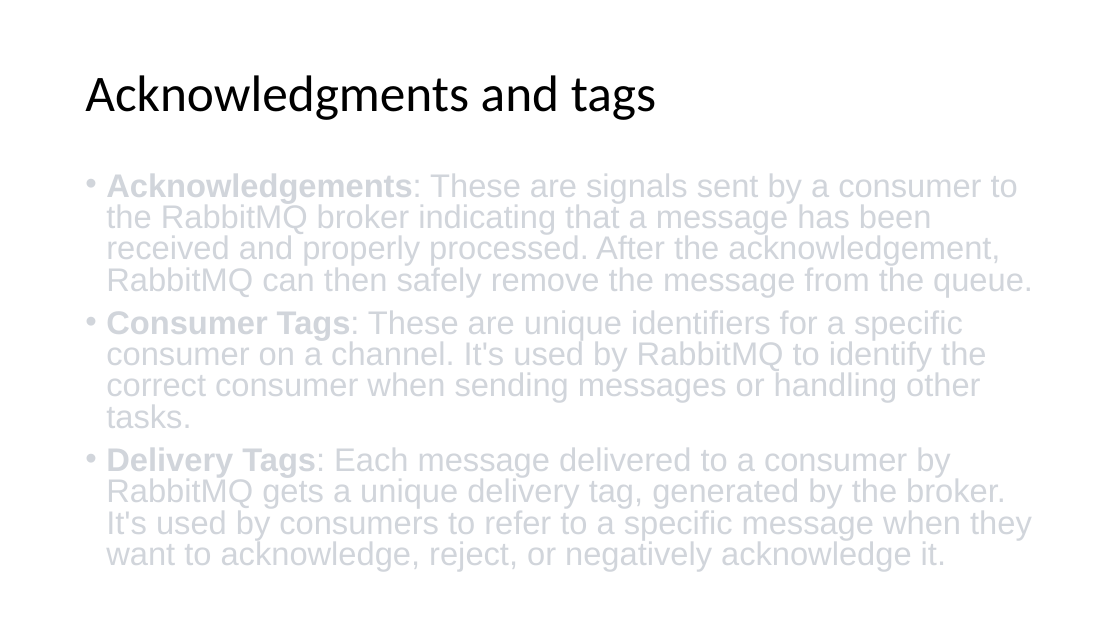
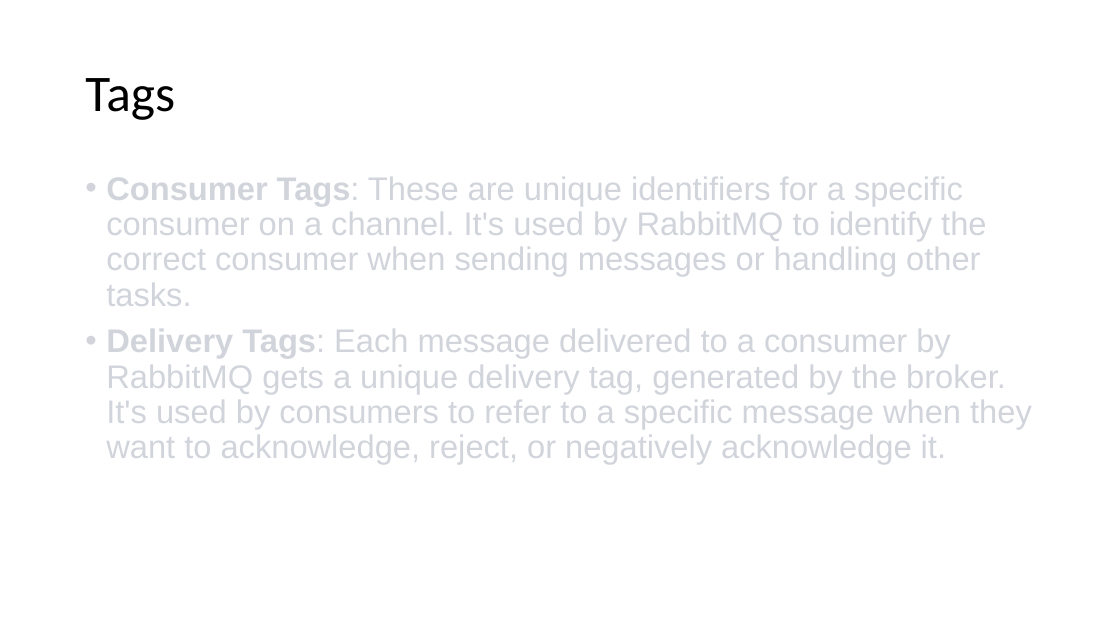
Before and after one commit to roblappcoupa/rabbitmq-presentation, a slide deck: slide 19 of Docs/RabbitMQ.pptx (slide 17 before the commit). Drawn at 1120x630 pixels with LibreOffice and Linux fonts; fonts in the diff are those of the drawing. Boxes give left, top, right and bottom in pixels: in the first picture for what was removed or moved away, otherwise in the second. Text is boxed around its words. In the diff, an @@ line names an element or a change of style, - is before the commit and + after.

```diff
--- a/Docs/RabbitMQ.pptx
+++ b/Docs/RabbitMQ.pptx
@@ title at [85,78,175,120]: text changed @@
-Acknowledgments and tags
+Tags
@@ text "Consumer Tags: These are unique ..." at [106,177,1032,464]: line spacing 0.8 to 0.9 @@
@@ text at [106,174,1033,297]: paragraph removed @@
-• Acknowledgements: These are signals sent by a consumer to the RabbitMQ broker indicating that a message has been received and properly processed. After the acknowledgement, RabbitMQ can then safely remove the message from the queue.
```
Also in this commit, not shown: 2 other slides changed, 1 slide added, 2 other files.
